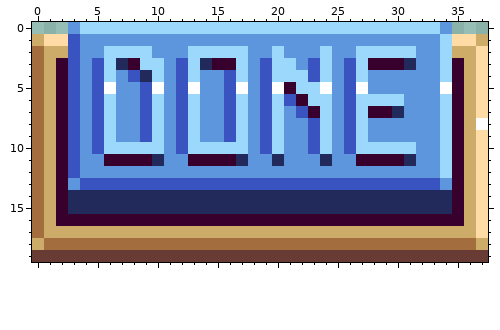
One commit to this pixel-art file: graphics/drawButton.aseprite. Above: the version before the commit.
38x20 pixels, 1 frame.
Once edited:
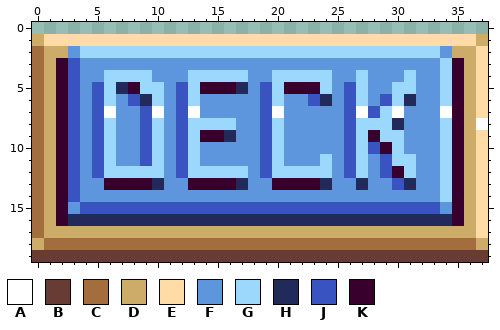
Palette (. is transparent): A #ffffff  B #683c34  C #a36d3e  D #ccac68  E #ffdba5  F #5e96dd  G #9cd8fc  H #222a5c  J #3953c0  K #38002c
Diff:
layer "DONE" now hidden
layer "DECK" added
Changed rows in their new state; - is an unchanged pixel.
first column x 3:
 0 ................................
 1 EEEEEEEEEEEEEEEEEEEEEEEEEEEEEEEE
 2 FGG----GGG-----GG-GGG-GG-----GGF
 3 --FFFFFF-FFFFFF-FFF-FF-FFFFFF---
 4 --F-GGGF-F-GGG--F---G--F----G---
 5 ---GHKGG--GKKKH--G-KKG--G--GG--G
 6 -----JH------FF---FFJH---FJ-H---
 7 ---A---A--A--FF--A-FFF--AJGA---A
 8 -----------GGGF-----FF---GGH----
 9 -----------KKHF-----FF---KGG----
10 ----FFJ----FFFF-----FF---JK-F---
11 --JGFFJG-JGFFFF-JG---G-JGFJGG---
12 --JGGGGG-JGGGGG-JGGGGG-JG-JKG---
13 JFFKKKKHFFKKKKHFFKKKKHFFHFF-HFFG
14 JFFFFFFFFFFFFFFFFFFFFFFFFFFFFFFG
15 FJJJJJJJJJJJJJJJJJJJJJJJJJJJJJJF
16 HHHHHHHHHHHHHHHHHHHHHHHHHHHHHHHH
